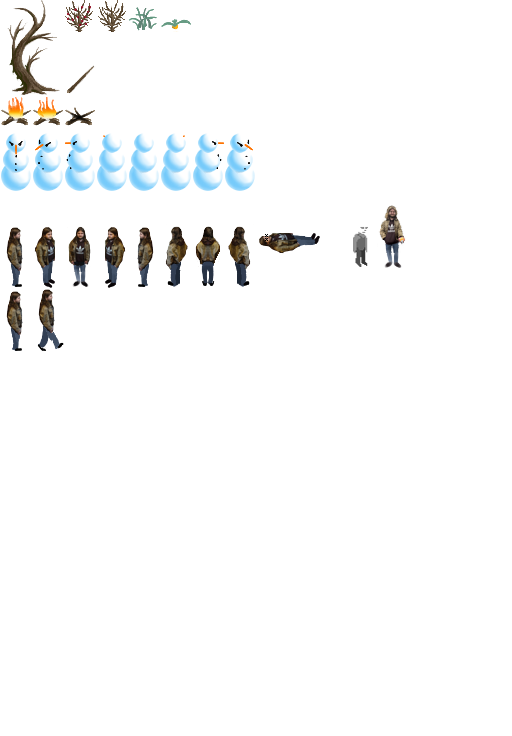
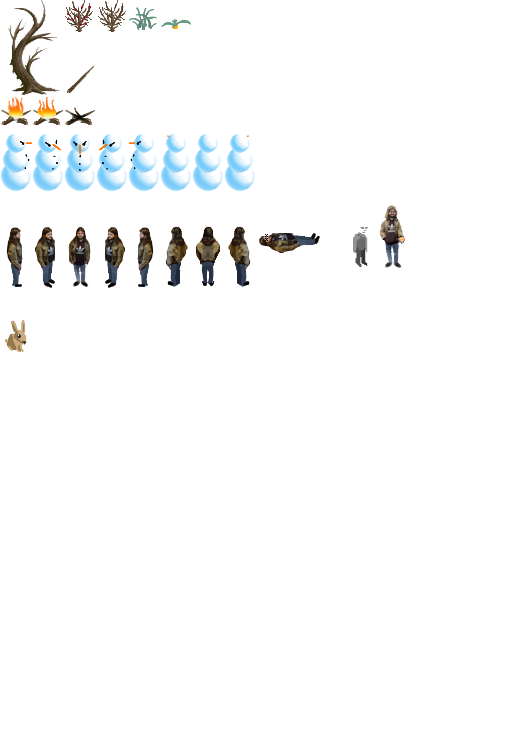
Revision of a layered 512x736 image; what changed, layer by layer:
painted on "Characters" over left=4, top=135, right=253, bottom=352
